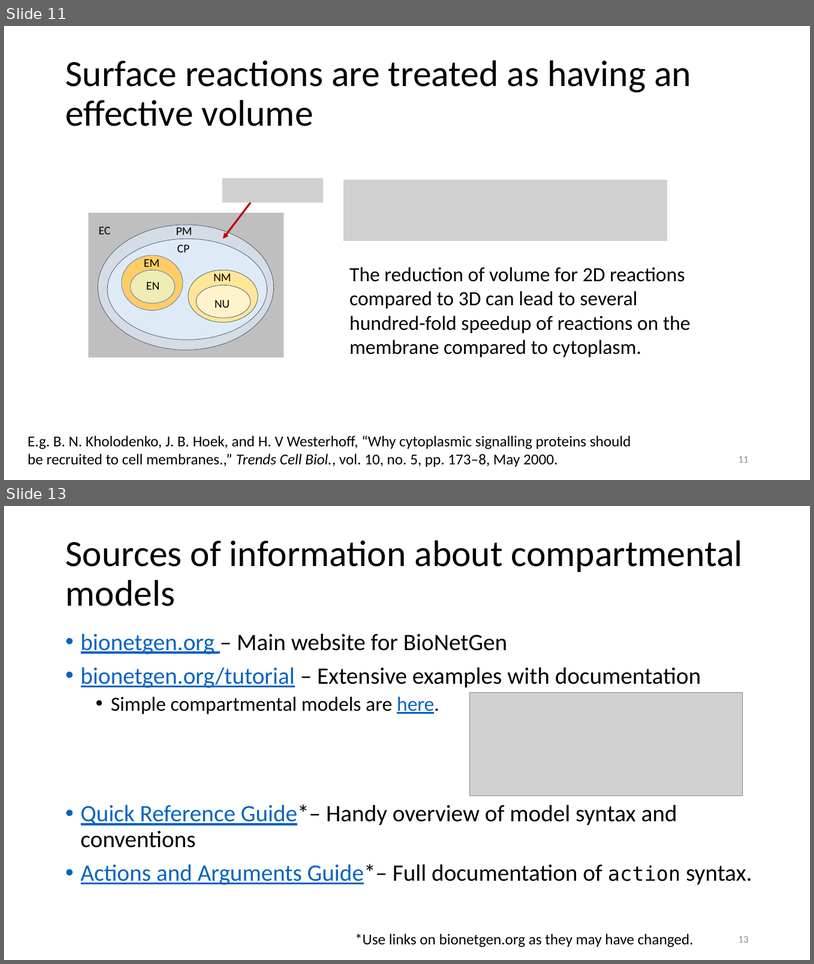
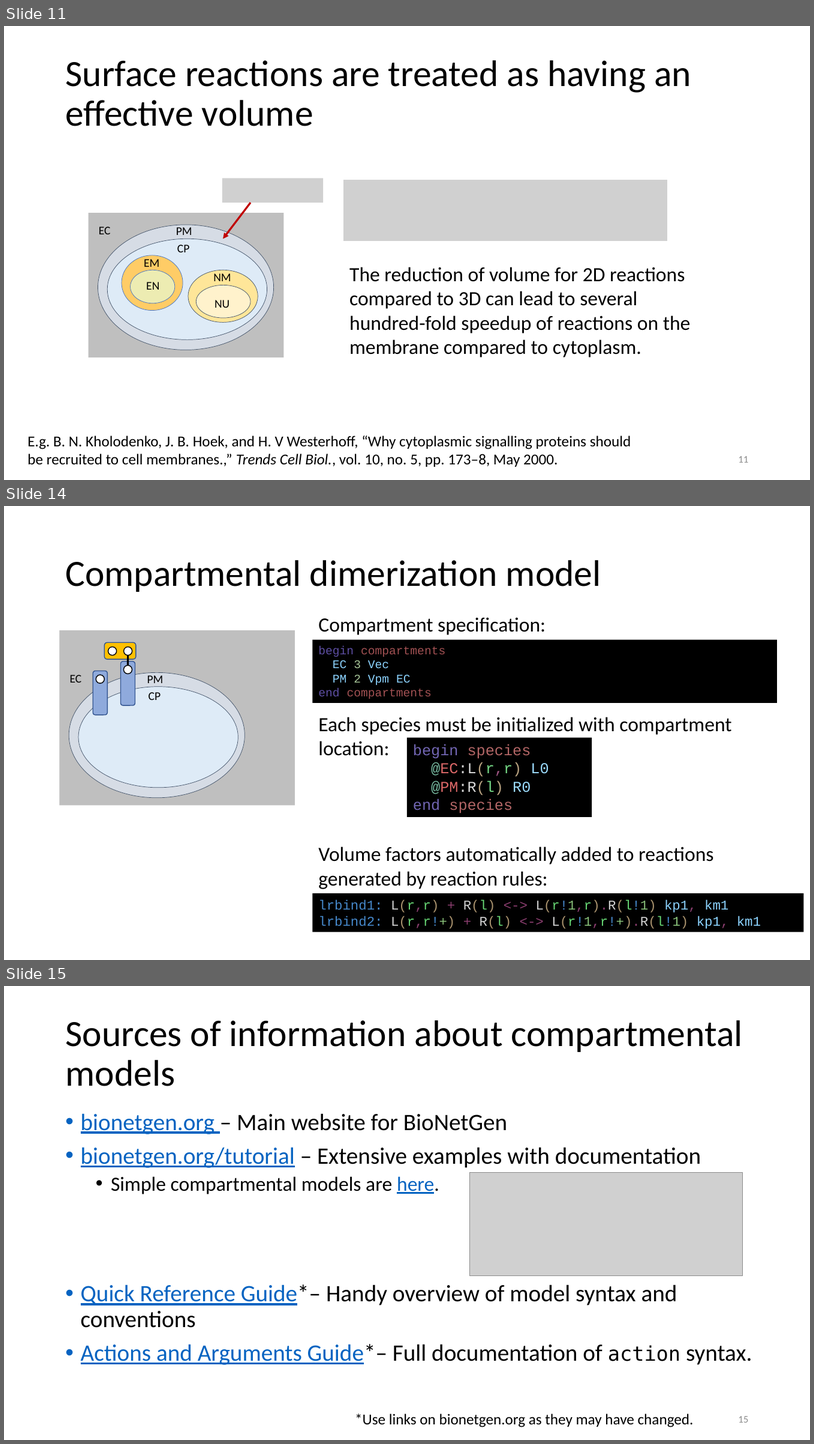
Before and after one commit to mcellteam/Workshop_2022, a slide deck: bionetgen/slides/CMW2022-Units&Compartments.pptx. Shown one above the other, each under a label of ours: slides 11 and 13 before the commit, slides 11, 14 and 15 after it; the slides between them are not shown. The pictures are 814x964 and 814x1444 pixels, drawn with LibreOffice and Linux fonts; fonts in the diff are those of the drawing; grey boxes stand for pictures. Boxes give left, top, right and bottom in pixels: in the first picture for what was removed or moved away, otherwise in the second. Text is boxed around its words. In the diff, an @@ line names an element or a change of style, - is before the commit and + after.

Commit message:
Updated models with units and compartments

```diff
--- a/bionetgen/slides/CMW2022-Units&Compartments.pptx
+++ b/bionetgen/slides/CMW2022-Units&Compartments.pptx
@@ slide 14 added at box(4, 506, 810, 960), background #FFFFFF @@
@@ title added at box(65, 560, 602, 592), 44 pt, text #000000 @@
+Compartmental dimerization model
@@ text added at box(318, 617, 546, 635), 24 pt, text #000000 @@
+Compartment specification:
@@ rounded rectangle added at box(104, 643, 136, 660), fill #FFC000, outline #325491 1 pt @@
@@ ellipse added at box(108, 647, 117, 655), fill #FFFFFF, outline #000000 1 pt @@
@@ ellipse added at box(124, 647, 132, 655), fill #FFFFFF, outline #000000 1 pt @@
@@ rectangle added at box(312, 640, 777, 703), fill #000000, 14 pt, text #A25153 @@
+begin compartments
+EC 3 Vec
+PM 2 Vpm EC
+end compartments
@@ rounded rectangle added at box(121, 661, 135, 706), fill #8FAADC, outline #325491 1 pt @@
@@ ellipse added at box(124, 665, 132, 673), fill #FFFFFF, outline #000000 1 pt @@
@@ line added from (128, 655) to (128, 665), #000000 2.25 pt @@
@@ rounded rectangle added at box(93, 670, 107, 715), fill #8FAADC, outline #325491 1 pt @@
@@ ellipse added at box(96, 675, 104, 683), fill #FFFFFF, outline #000000 1 pt @@
@@ group added at box(60, 631, 295, 805): 3 texts, 2 ellipses, 1 rectangle @@
+EC
+PM
+CP
@@ text added at box(318, 717, 732, 756), 24 pt, text #000000 @@
+Each species must be initialized with compartment location:
@@ rectangle added at box(408, 738, 593, 817), fill #000000, 18 pt, text #B36666 @@
+begin species
+@EC:L(r,r) L0
+@PM:R(l) R0
+end species
@@ text added at box(318, 846, 714, 889), 24 pt, text #000000 @@
+Volume factors automatically added to reactions generated by reaction rules:
@@ rectangle added at box(312, 893, 804, 932), fill #000000, 16 pt, text #4689CC @@
+lrbind1: L(r,r) + R(l) <-> L(r!1,r).R(l!1) kp1, km1
+lrbind2: L(r,r!+) + R(l) <-> L(r!1,r!+).R(l!1) kp1, km1
@@ what was slide 13 is now slide 15 @@
@@ page number at box(738, 1416, 749, 1422): text changed @@
-13
+15
```
Also in this commit, not shown: 2 slides changed, 1 other slide added, 1 slide removed, 35 other files.
